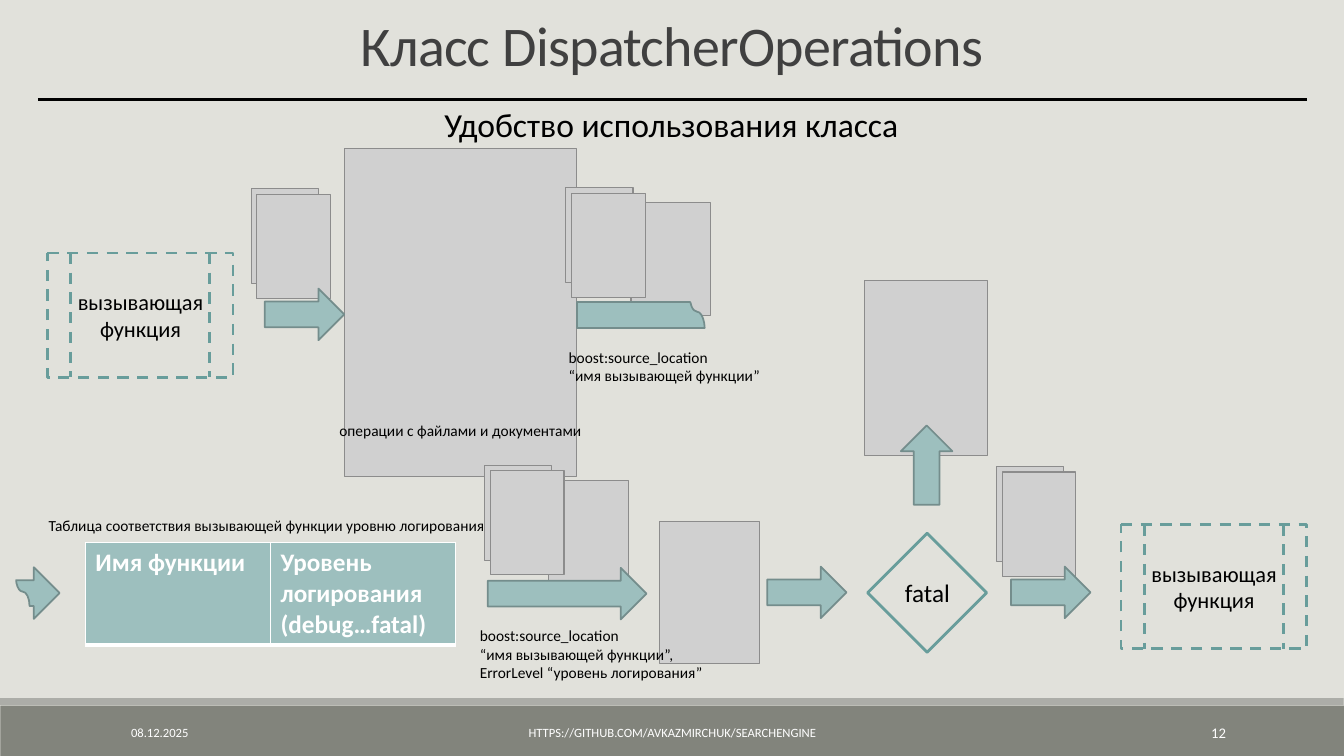
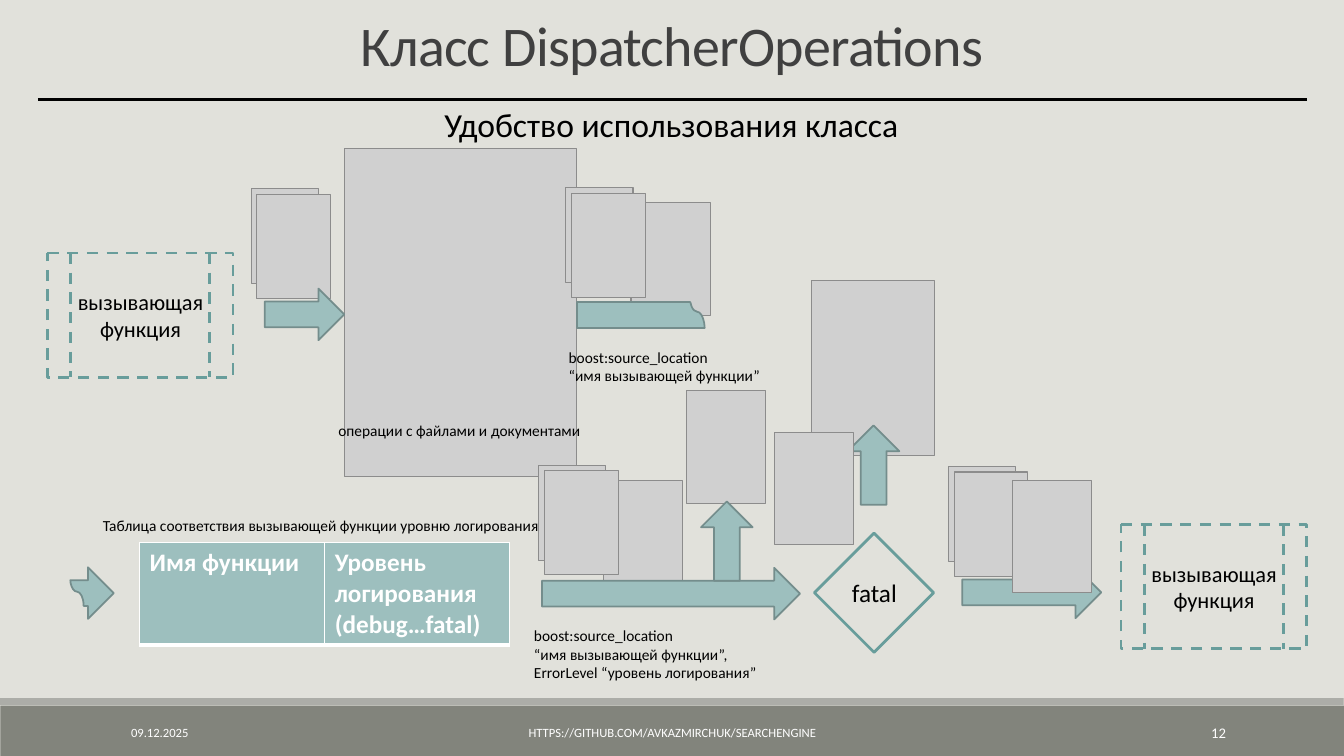
Before and after one commit to AVKazmirchuk/SearchEngine, a slide deck: slide 12 of presentation/защита.pptx. Drawn at 1344x756 pixels with LibreOffice and Linux fonts; fonts in the diff are those of the drawing; grey boxes stand for pictures. Boxes give left, top, right and bottom in pixels: in the first picture for what was removed or moved away, otherwise in the second. Text is boxed around its words. In the diff, an @@ line names an element or a change of style, - is before the commit and + after.

```diff
--- a/presentation/защита.pptx
+++ b/presentation/защита.pptx
@@ picture: place and size @@
-picture at bbox=[864, 281, 987, 456]
+picture at bbox=[812, 281, 935, 456]
@@ picture: place and size @@
-picture at bbox=[659, 521, 760, 663]
+picture at bbox=[687, 391, 766, 503]
@@ picture added at bbox=[774, 433, 854, 544] @@
@@ 1 text, 1 diamond, 1 line, 1 right arrow: place and size @@
-1 text, 1 diamond, 1 line, 1 right arrow at bbox=[868, 425, 987, 652]
+1 text, 1 diamond, 1 line, 1 right arrow at bbox=[815, 425, 934, 652]
@@ picture: place and size @@
-picture at bbox=[996, 467, 1064, 562]
+picture at bbox=[949, 467, 1016, 562]
@@ picture: place and size @@
-picture at bbox=[1002, 472, 1076, 576]
+picture at bbox=[955, 472, 1028, 576]
@@ right arrow at bbox=[702, 501, 753, 581]: rotation 0 to 270 degrees @@
@@ picture added at bbox=[1012, 481, 1092, 593] @@
@@ 3 pictures, 2 texts, 1 table, 1 freeform shape: place and size @@
-3 pictures, 2 texts, 1 table, 1 freeform shape at bbox=[16, 466, 702, 681]
+3 pictures, 2 texts, 1 table, 1 freeform shape at bbox=[71, 466, 756, 681]
@@ right arrow: place and size @@
-right arrow at bbox=[488, 568, 646, 619]
+right arrow at bbox=[542, 568, 801, 619]
@@ right arrow: place and size @@
-right arrow at bbox=[1011, 567, 1091, 618]
+right arrow at bbox=[963, 567, 1102, 618]
@@ text at bbox=[131, 729, 188, 737]: text changed @@
-08.12.2025
+09.12.2025
```
Also in this commit, not shown: 25 other slides changed, 4 other files.
